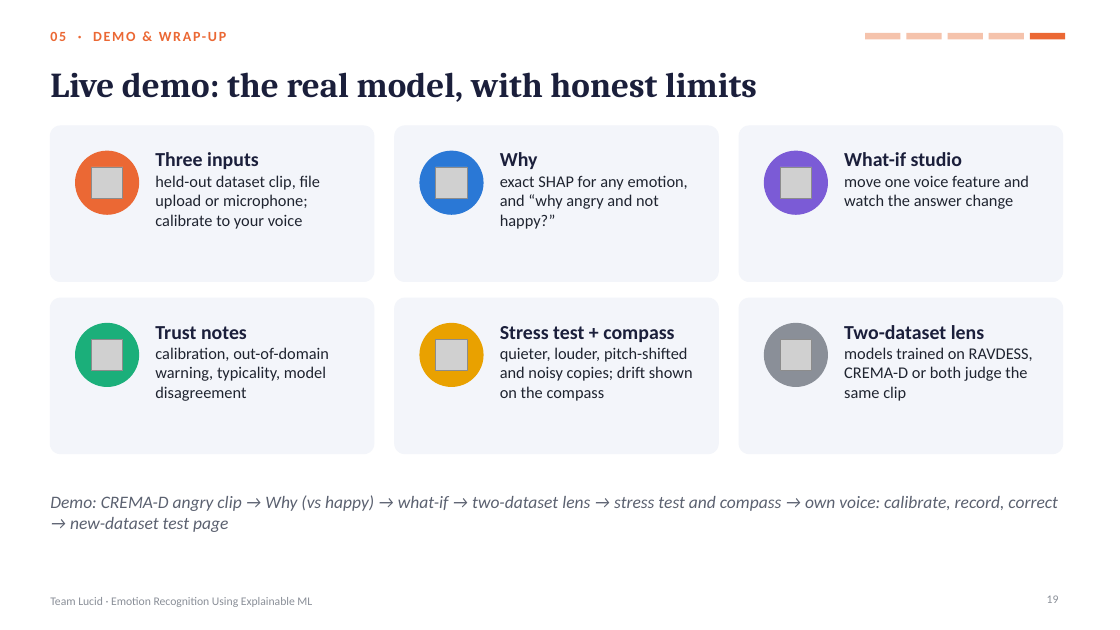
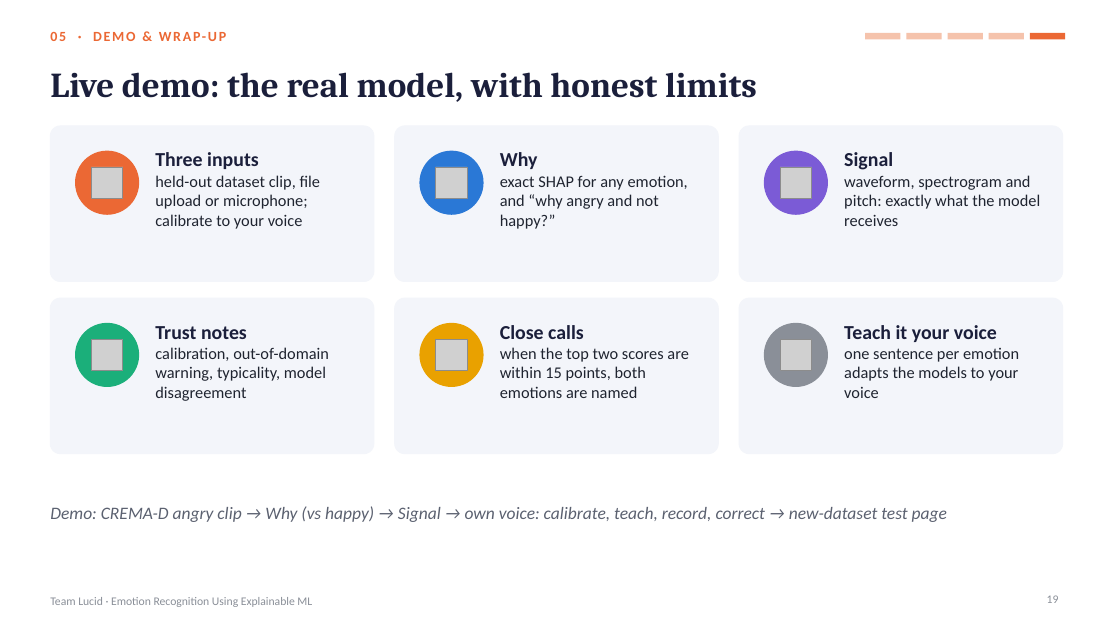
Before and after one commit to shreyashsp25/lucid-speech-emotion-xai, a slide deck: slide 19 of report/Lucid_Final_Presentation.pptx. Drawn at 1120x630 pixels with LibreOffice and Linux fonts; fonts in the diff are those of the drawing; grey boxes stand for pictures. Boxes give left, top, right and bottom in pixels: in the first picture for what was removed or moved away, otherwise in the second. Text is boxed around its words. In the diff, an @@ line names an element or a change of style, - is before the commit and + after.

Commit message:
Simplify demo app to Why and Signal tabs; update reports, slides and guides

```diff
--- a/report/Lucid_Final_Presentation.pptx
+++ b/report/Lucid_Final_Presentation.pptx
@@ text at bbox=[844, 152, 1040, 226]: text changed @@
-What-if studio
-move one voice feature and watch the answer change
+Signal
+waveform, spectrogram and pitch: exactly what the model receives
@@ text at bbox=[500, 325, 688, 398]: text changed @@
-Stress test + compass
-quieter, louder, pitch-shifted and noisy copies; drift shown on the compass
+Close calls
+when the top two scores are within 15 points, both emotions are named
@@ text at bbox=[844, 325, 1019, 398]: text changed @@
-Two-dataset lens
-models trained on RAVDESS, CREMA-D or both judge the same clip
+Teach it your voice
+one sentence per emotion adapts the models to your voice
@@ text at bbox=[50, 506, 947, 522]: text changed @@
-Demo: CREMA-D angry clip → Why (vs happy) → what-if → two-dataset lens → stress test and compass → own voice: calibrate, record, correct → new-dataset test page
+Demo: CREMA-D angry clip → Why (vs happy) → Signal → own voice: calibrate, teach, record, correct → new-dataset test page
```
Also in this commit, not shown: 14 other files.
